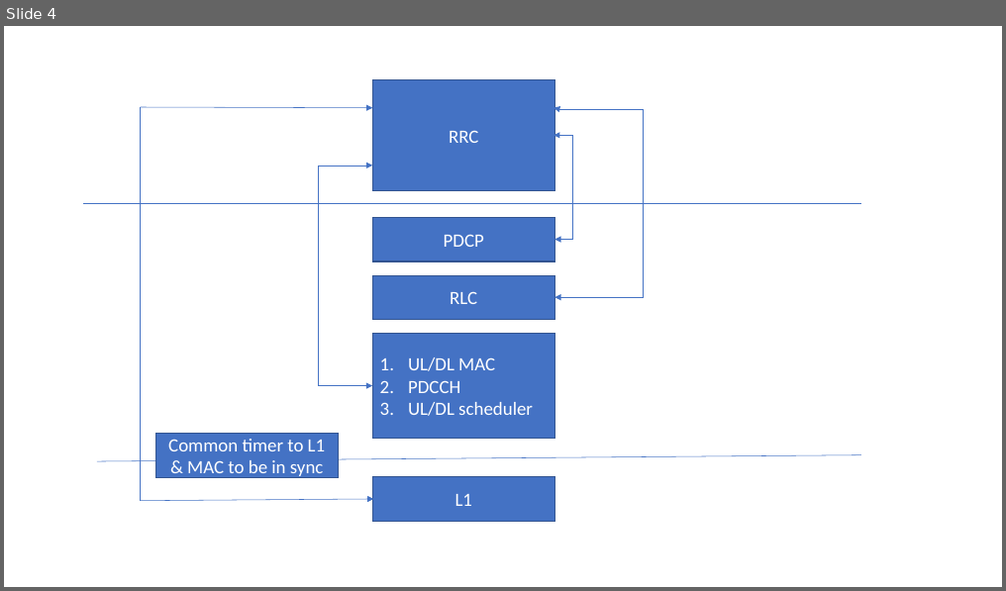
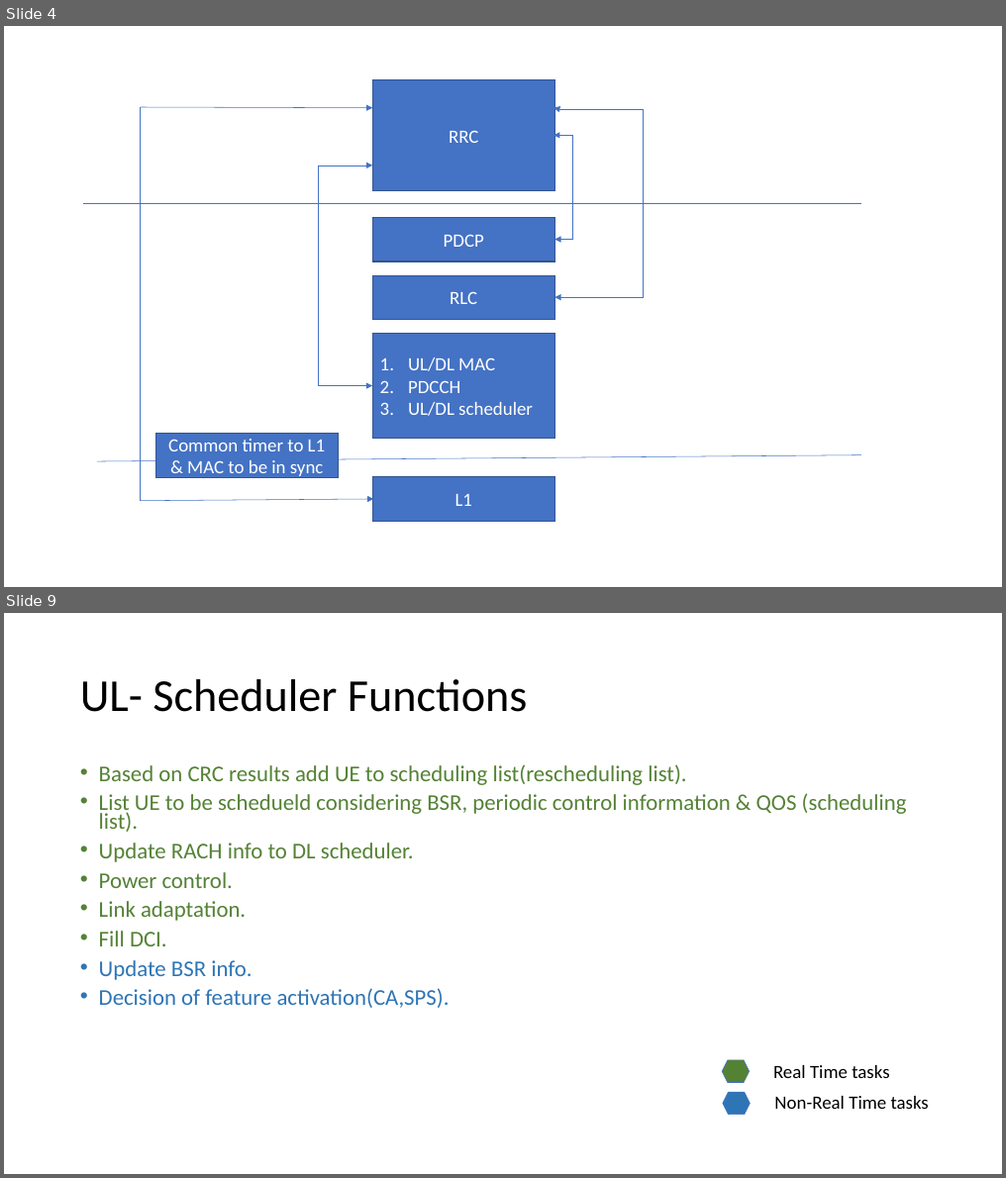
Before and after one commit to BharathTS007/openLteMac, a slide deck: Doc/openlte_MAC_ARCH_.pptx. Shown one above the other, each under a label of ours: slide 4 before the commit, slides 4 and 9 after it; the slides between them are not shown. The pictures are 1006x591 and 1006x1178 pixels, drawn with LibreOffice and Linux fonts; fonts in the diff are those of the drawing. Boxes give left, top, right and bottom in pixels: in the first picture for what was removed or moved away, otherwise in the second. Text is boxed around its words. In the diff, an @@ line names an element or a change of style, - is before the commit and + after.

Commit message:
[framework] adding openLteMac files document
Change description:
    1. Added functionality of openlte modules.
    2. Updated "Time_bounded_processing" slide.

```diff
--- a/Doc/openlte_MAC_ARCH_.pptx
+++ b/Doc/openlte_MAC_ARCH_.pptx
@@ slide 9 added at bbox=[4, 613, 1002, 1174], background #FFFFFF @@
@@ title added at bbox=[80, 679, 528, 712], 44 pt, text #000000 @@
+UL- Scheduler Functions
@@ text added at bbox=[99, 764, 907, 1008], 21.7 pt, text #548235 @@
+• Based on CRC results add UE to scheduling list(rescheduling list).
+• List UE to be schedueld considering BSR, periodic control information & QOS (scheduling list).
+• Update RACH info to DL scheduler.
+• Power control.
+• Link adaptation.
+• Fill DCI.
+• Update BSR info.
+• Decision of feature activation(CA,SPS).
@@ hexagon added at bbox=[722, 1060, 748, 1083], fill #548235, outline #4472C4 0.5 pt @@
@@ text added at bbox=[773, 1065, 889, 1078], 18 pt, text #000000 @@
+Real Time tasks
@@ hexagon added at bbox=[723, 1092, 749, 1115], fill #2E75B6, outline #4472C4 0.5 pt @@
@@ text added at bbox=[774, 1096, 929, 1109], 18 pt, text #000000 @@
+Non-Real Time tasks
```
Also in this commit, not shown: 2 slides changed, 4 other slides added, 1 other file.
